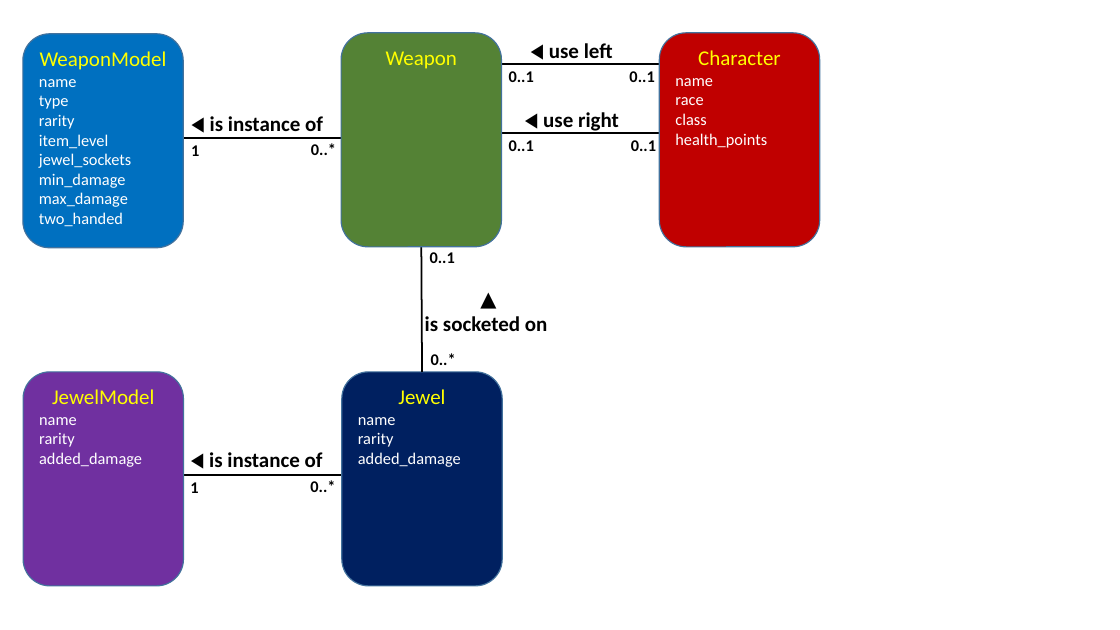
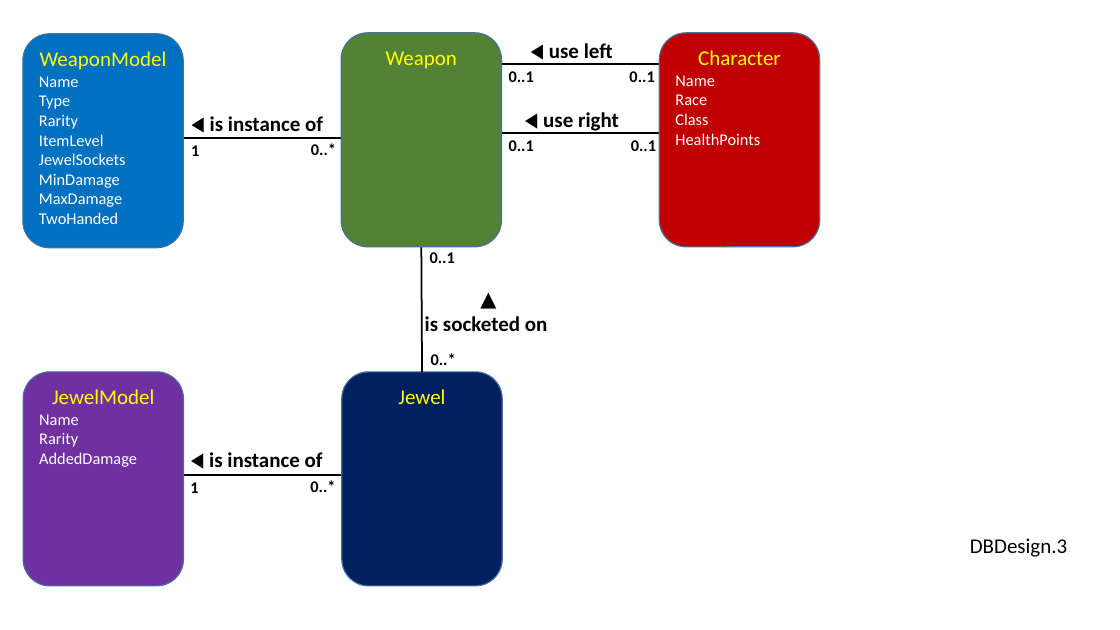
Before and after one commit to perl-easj/OOProg, a slide deck: slide 4 of Chap/DB/Presentations/DomainModels.pptx. Drawn at 1120x630 pixels with LibreOffice and Linux fonts; fonts in the diff are those of the drawing. Boxes give left, top, right and bottom in pixels: in the first picture for what was removed or moved away, otherwise in the second. Text is boxed around its words. In the diff, an @@ line names an element or a change of style, - is before the commit and + after.

```diff
--- a/Chap/DB/Presentations/DomainModels.pptx
+++ b/Chap/DB/Presentations/DomainModels.pptx
@@ text in rounded rectangle at [39, 76, 126, 224]: text changed @@
-name
-type
-rarity
-item_level
-jewel_sockets
-min_damage
-max_damage
-two_handed
+Name
+Type
+Rarity
+ItemLevel
+JewelSockets
+MinDamage
+MaxDamage
+TwoHanded
@@ text in rounded rectangle at [675, 75, 760, 145]: text changed @@
-name
-race
-class
-health_points
+Name
+Race
+Class
+HealthPoints
@@ text in rounded rectangle at [39, 414, 137, 467]: text changed @@
-name
-rarity
-added_damage
+Name
+Rarity
+AddedDamage
@@ text in rounded rectangle at [358, 417, 461, 467]: paragraphs removed @@
-name
-rarity
-added_damage
@@ text added at [970, 538, 1067, 557], 18 pt, text #000000 @@
+DBDesign.3
```
Also in this commit, not shown: 5 other slides changed, 4 other files.
